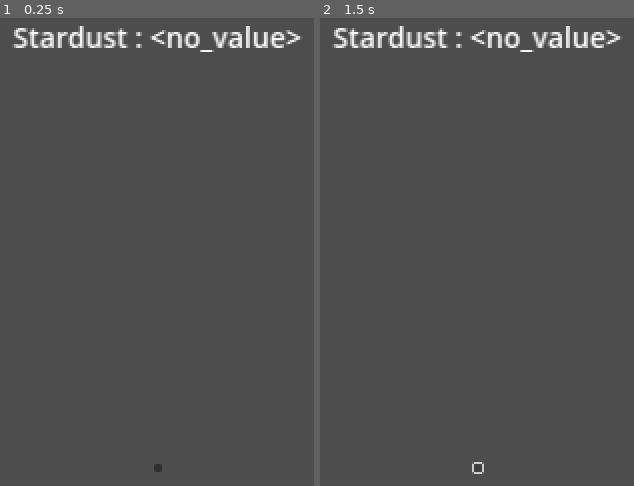
Above: before the commit, frames 1-2 (left to right).
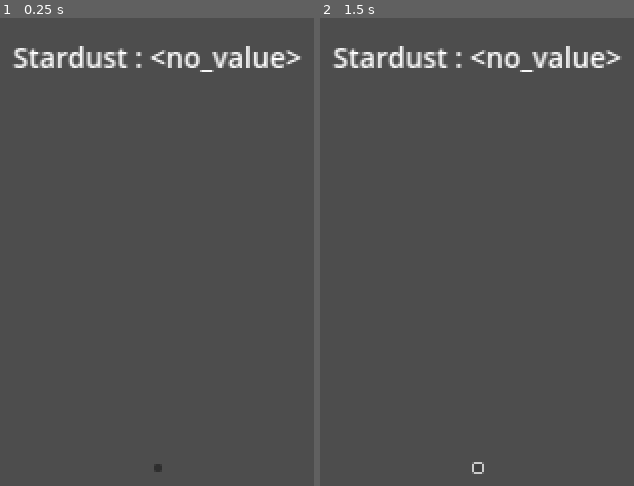
Above: after the commit, the same moments.

Repository: allanjchiang/project_stardust
Game: Godot game, scene res://scenes/prototypes/generator/prototype_generator.tscn
The game is run twice, just before and just after one commit, with the same random seed, the same clock (stepped at 60 frames per second) and the same inputs. The project has no main scene, so this scene is started directly.
Inputs (mouse positions are in pixels of both pictures, inside the frame that each line leads up to):
- Up to frame 1 (0.25 s): no input
- Up to frame 2 (1.5 s): click (477, 467) at 0.5 s; click (477, 467) at 1.25 s

The runs differ from the first frame. In frame 1, 3.8% of the frame differs, in the area x 3-97%, y 1-12%; in frame 2, 3.8%.

Commit message:
Make label minimum height 80px

Diff:
--- a/scenes/prototypes/generator/prototype_generator.tscn
+++ b/scenes/prototypes/generator/prototype_generator.tscn
@@ -23,6 +23,7 @@
 grow_vertical = 2
 
 [node name="Label" type="Label" parent="."]
+custom_minimum_size = Vector2(2.08165e-12, 80)
 layout_mode = 1
 anchors_preset = 10
 anchor_right = 1.0
